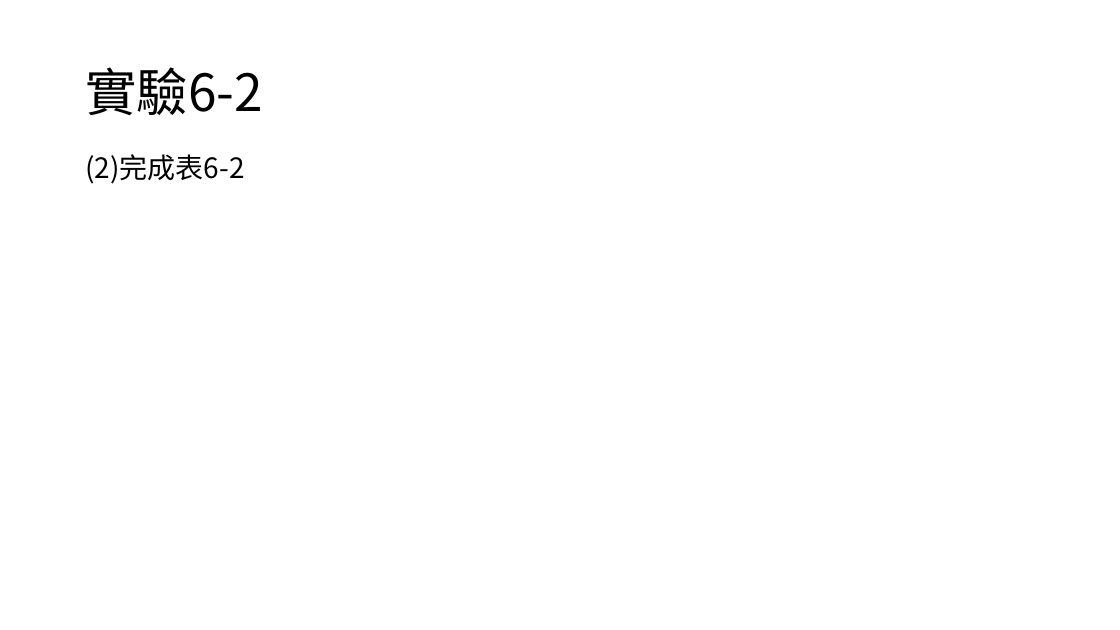
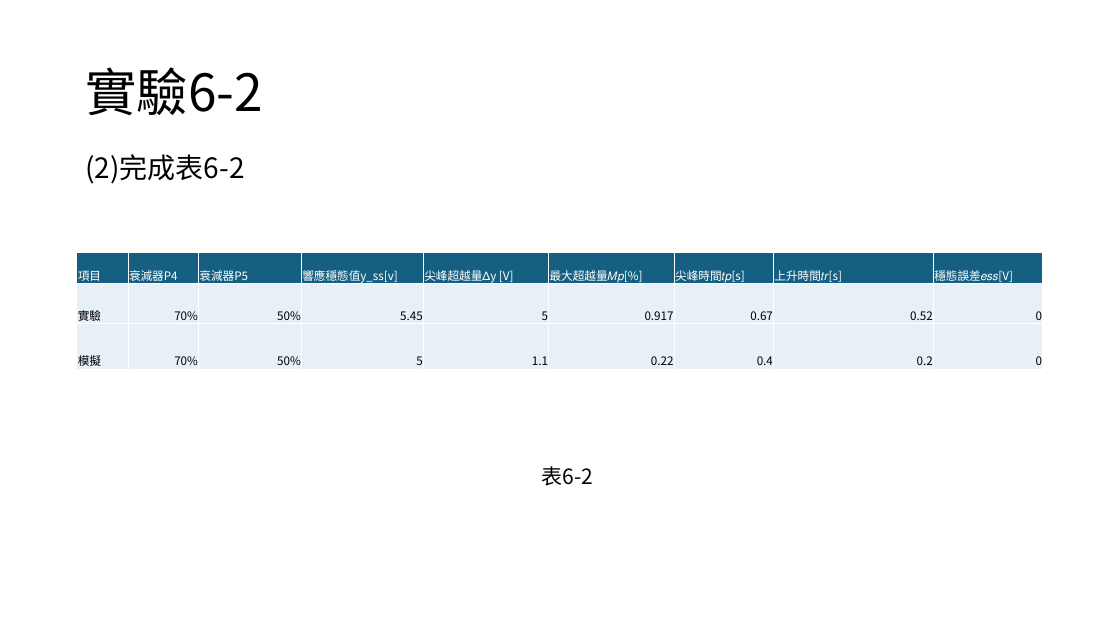
Before and after one commit to yeyi58095/control_lab, a slide deck: slide 7 of 實驗六/presentation/實驗六_第二組_葉彥辰_郭亮佑_蘇昱嘉.pptx. Drawn at 1120x630 pixels with LibreOffice and Linux fonts; fonts in the diff are those of the drawing. Boxes give left, top, right and bottom in pixels: in the first picture for what was removed or moved away, otherwise in the second. Text is boxed around its words. In the diff, an @@ line names an element or a change of style, - is before the commit and + after.

```diff
--- a/實驗六/presentation/實驗六_第二組_葉彥辰_郭亮佑_蘇昱嘉.pptx
+++ b/實驗六/presentation/實驗六_第二組_葉彥辰_郭亮佑_蘇昱嘉.pptx
@@ table added at (x1=77, y1=253, x2=1042, y2=370), 3 rows, 9 columns @@
+項目 | 衰減器P4 | 衰減器P5 | 響應穩態值y_ss[v] | 尖峰超越量Δy [V] | 最大超越量𝑀𝑝[%] | 尖峰時間𝑡𝑝[s] | 上升時間𝑡𝑟[s] | 穩態誤差𝑒𝑠𝑠[V]
+實驗 | 70% | 50% | 5.45 | 5 | 0.917 | 0.67 | 0.52 | 0
+模擬 | 70% | 50% | 5 | 1.1 | 0.22 | 0.4 | 0.2 | 0
@@ text added at (x1=542, y1=466, x2=594, y2=486), 18 pt, text #000000 @@
+表6-2
```
Also in this commit, not shown: 1 other slide changed.
